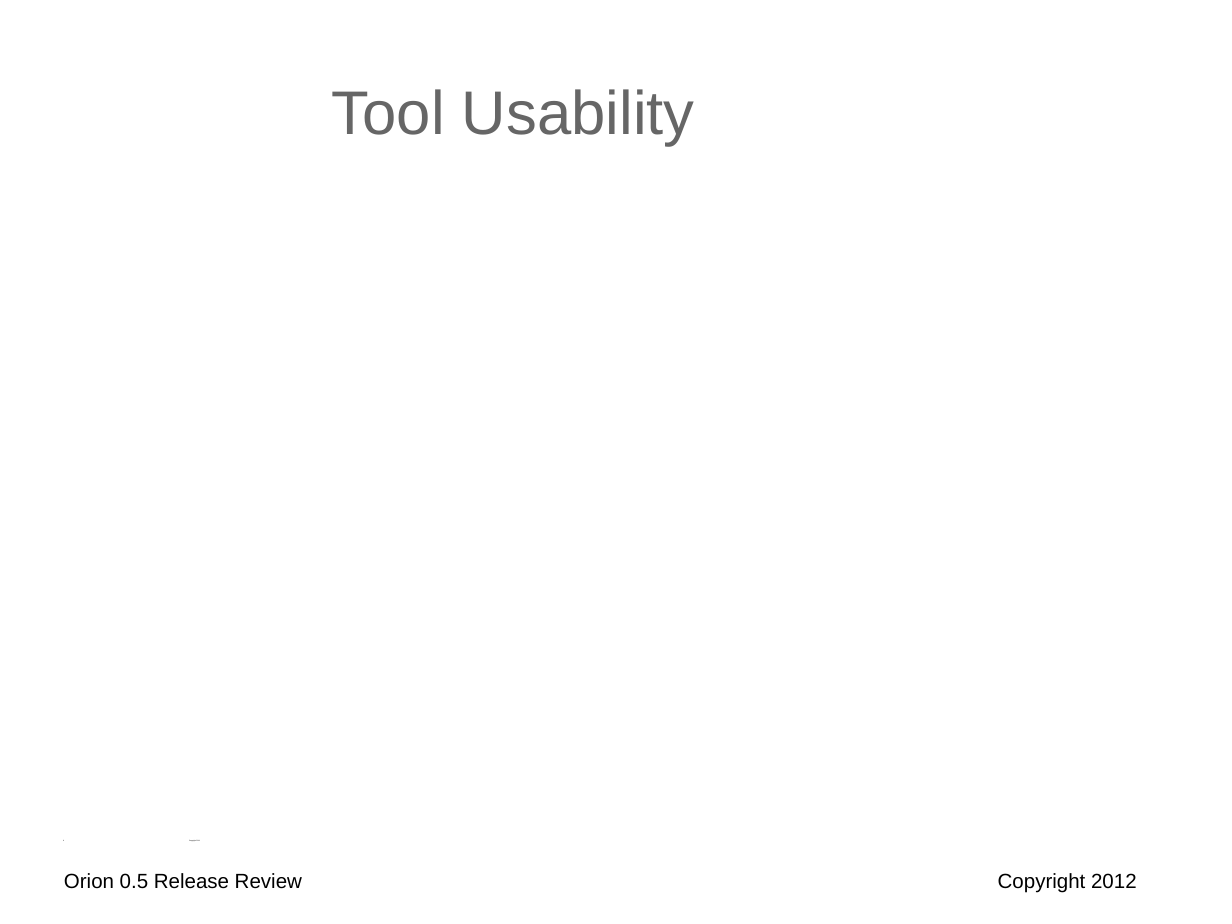
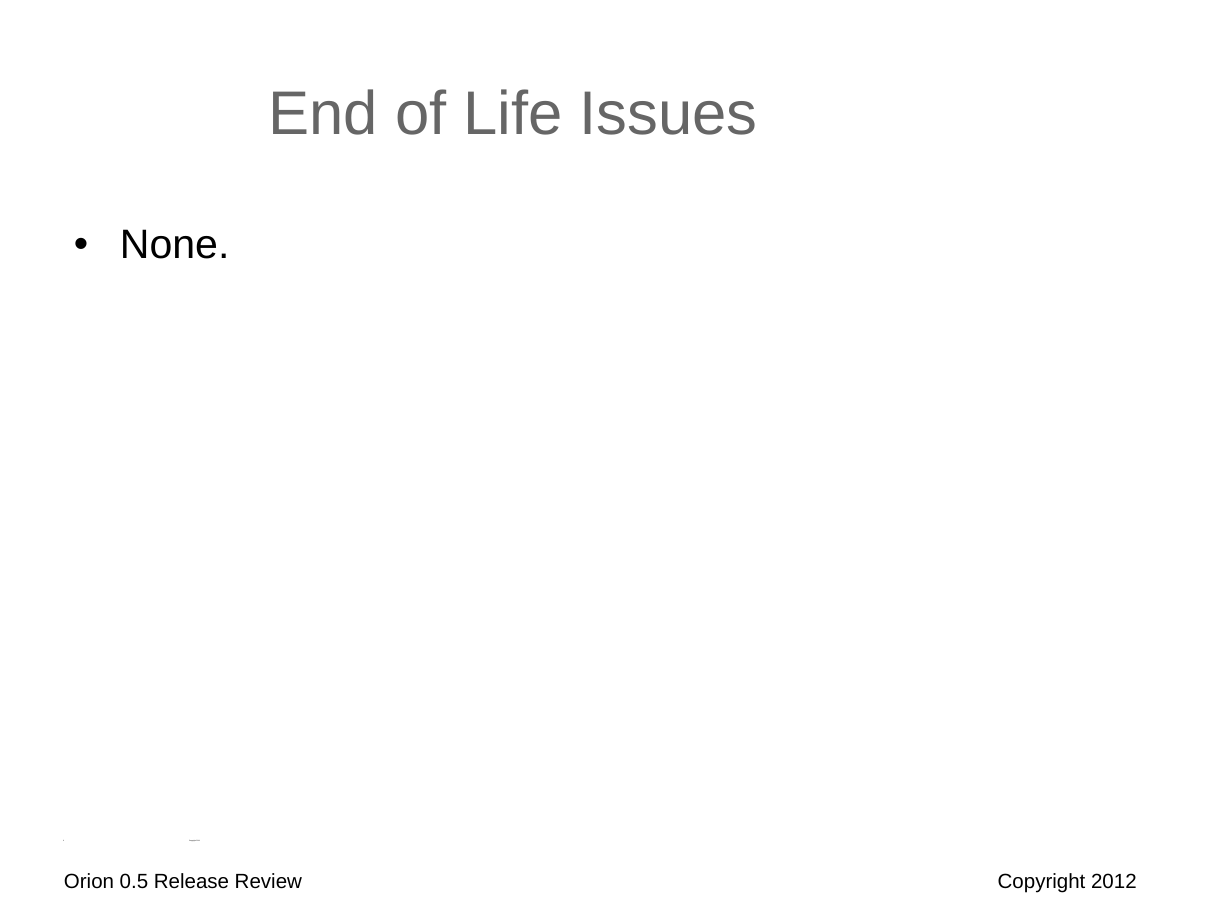
Before and after one commit to eclipse-archived/orion, a slide deck: slide 9 of reviews/orion-0-5-release-review.odp (slide 8 before the commit). Drawn at 1232x924 pixels with LibreOffice and Linux fonts; fonts in the diff are those of the drawing; background and template pictures are left out. Boxes give left, top, right and bottom in pixels: in the first picture for what was removed or moved away, otherwise in the second. Text is boxed around its words. In the diff, an @@ line names an element or a change of style, - is before the commit and + after.

```diff
--- a/reviews/orion-0-5-release-review.odp
+++ b/reviews/orion-0-5-release-review.odp
@@ title at box(269, 89, 758, 135): text changed @@
-Tool Usability
+End of Life Issues
@@ text added at box(120, 229, 230, 259), 24 pt, text #000000 @@
+• None.
```
Also in this commit, not shown: 1 other slide changed, 1 other file.
